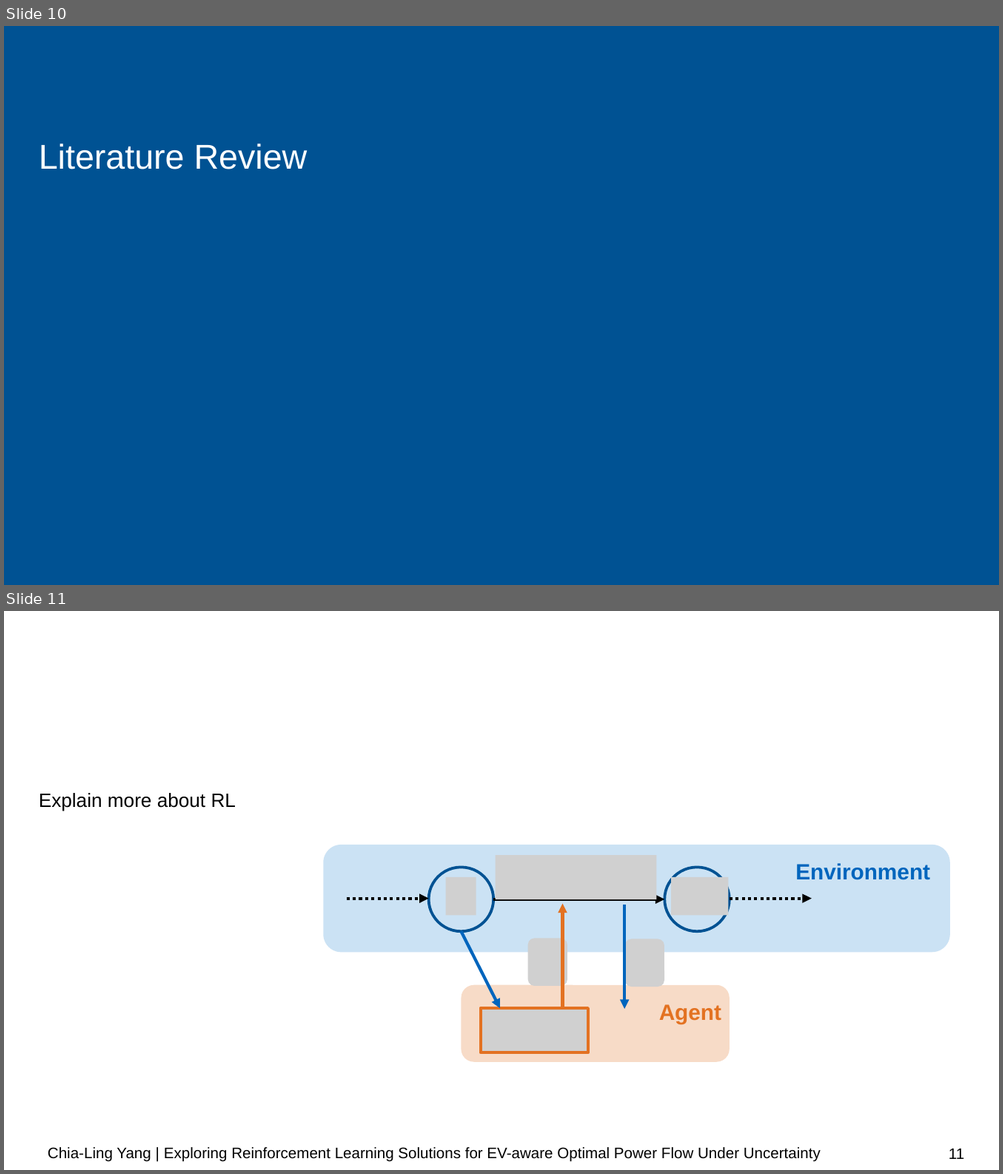
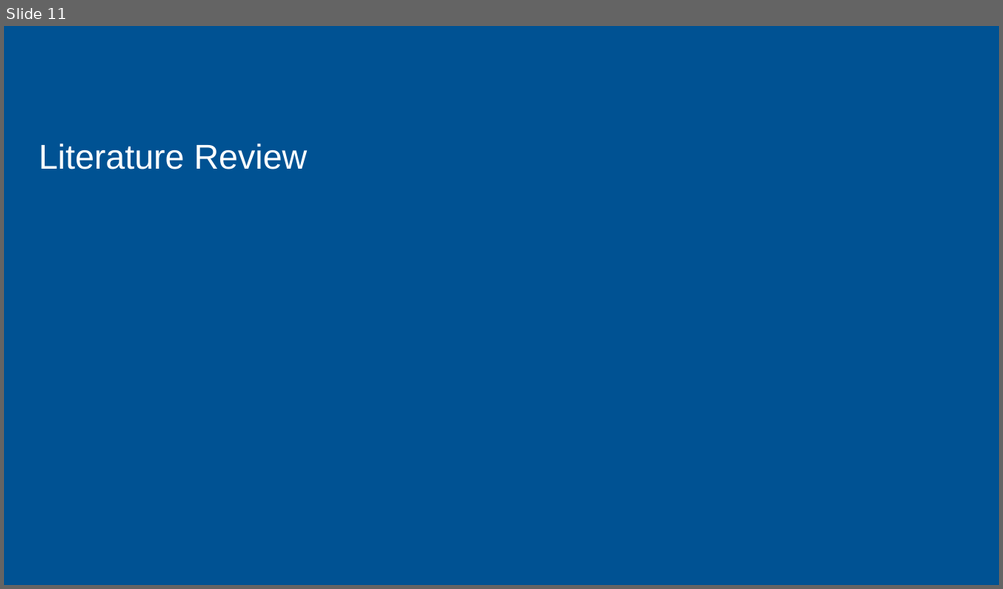
Before and after one commit to chialingyang7718/RL_OPF_EVaware, a slide deck: Mid-term Presentation.pptx. Shown one above the other, each under a label of ours: slides 10 and 11 before the commit, slide 11 after it. The pictures are 1003x1174 and 1003x589 pixels, drawn with LibreOffice and Linux fonts; fonts in the diff are those of the drawing; grey boxes stand for pictures; background and template pictures are left out. Boxes give left, top, right and bottom in pixels: in the first picture for what was removed or moved away, otherwise in the second. Text is boxed around its words. In the diff, an @@ line names an element or a change of style, - is before the commit and + after.

```diff
--- a/Mid-term Presentation.pptx
+++ b/Mid-term Presentation.pptx
@@ slide 11 removed at bbox=[4, 611, 999, 1170], background #FFFFFF @@
@@ text removed at bbox=[39, 793, 236, 812] @@
-Explain more about RL
@@ group removed at bbox=[323, 845, 950, 1062]: 6 pictures, 6 arrows, 2 rounded rectangles, 2 texts, 2 ellipses @@
-Environment
-Agent
@@ text removed at bbox=[48, 1147, 820, 1162] @@
-Chia-Ling Yang | Exploring Reinforcement Learning Solutions for EV-aware Optimal Power Flow Under Uncertainty
@@ page number removed at bbox=[948, 1149, 964, 1159] @@
-11
@@ what was slide 10 is now slide 11 @@
```
Also in this commit, not shown: 5 slides changed, 1 slide added, 2 other slides removed, 1 other file.
